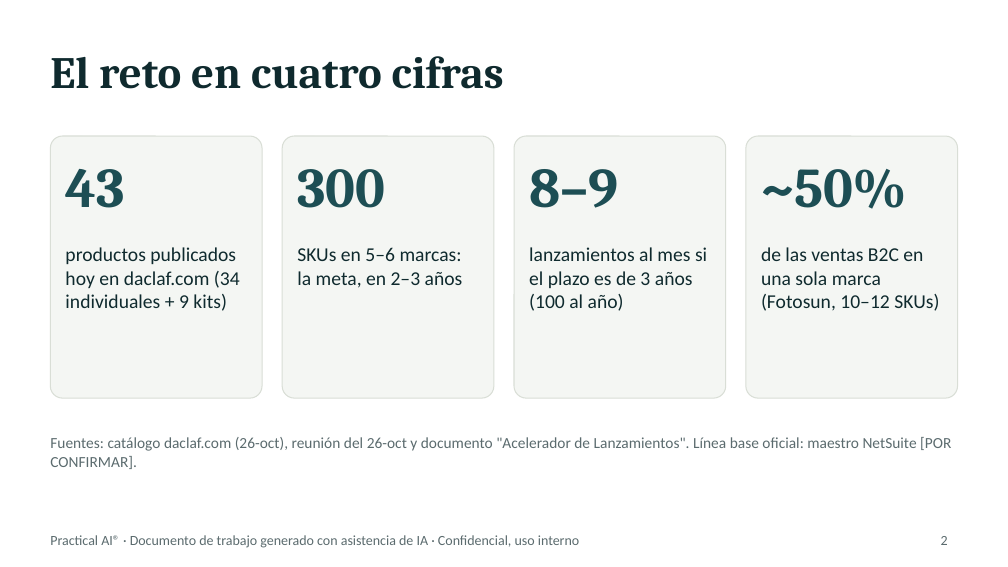
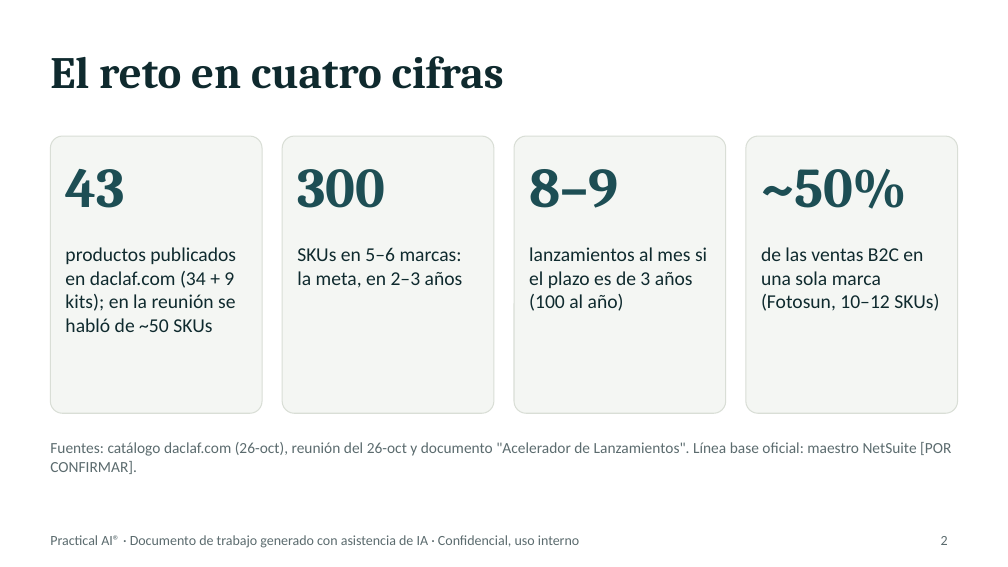
Before and after one commit to ahaukine/AHAUKINE, a slide deck: slide 2 of proyecto-daclaf-crecimiento-b2c-2027/sesion_2026-10-28/Daclaf_Sistema_IA_B2C_Sesion_28oct.pptx. Drawn at 1008x567 pixels with LibreOffice and Linux fonts; fonts in the diff are those of the drawing. Boxes give left, top, right and bottom in pixels: in the first picture for what was removed or moved away, otherwise in the second. Text is boxed around its words. In the diff, an @@ line names an element or a change of style, - is before the commit and + after.

```diff
--- a/proyecto-daclaf-crecimiento-b2c-2027/sesion_2026-10-28/Daclaf_Sistema_IA_B2C_Sesion_28oct.pptx
+++ b/proyecto-daclaf-crecimiento-b2c-2027/sesion_2026-10-28/Daclaf_Sistema_IA_B2C_Sesion_28oct.pptx
@@ rounded rectangle: place and size @@
-rounded rectangle at (50, 136, 262, 398)
+rounded rectangle at (50, 136, 262, 413)
@@ rounded rectangle: place and size @@
-rounded rectangle at (282, 136, 494, 398)
+rounded rectangle at (282, 136, 494, 413)
@@ rounded rectangle: place and size @@
-rounded rectangle at (514, 136, 726, 398)
+rounded rectangle at (514, 136, 726, 413)
@@ rounded rectangle: place and size @@
-rounded rectangle at (746, 136, 958, 398)
+rounded rectangle at (746, 136, 958, 413)
@@ text at (65, 247, 236, 332): text changed @@
-productos publicados hoy en daclaf.com (34 individuales + 9 kits)
+productos publicados en daclaf.com (34 + 9 kits); en la reunión se habló de ~50 SKUs
@@ text "Fuentes: catálogo daclaf.com (26-oct), reunión ...": place and size @@
-text "Fuentes: catálogo daclaf.com (26-oct), reunión ..." at (50, 437, 951, 469)
+text "Fuentes: catálogo daclaf.com (26-oct), reunión ..." at (50, 442, 951, 474)
```
Also in this commit, not shown: 1 other slide changed, 1 slide added, 2 other files.
